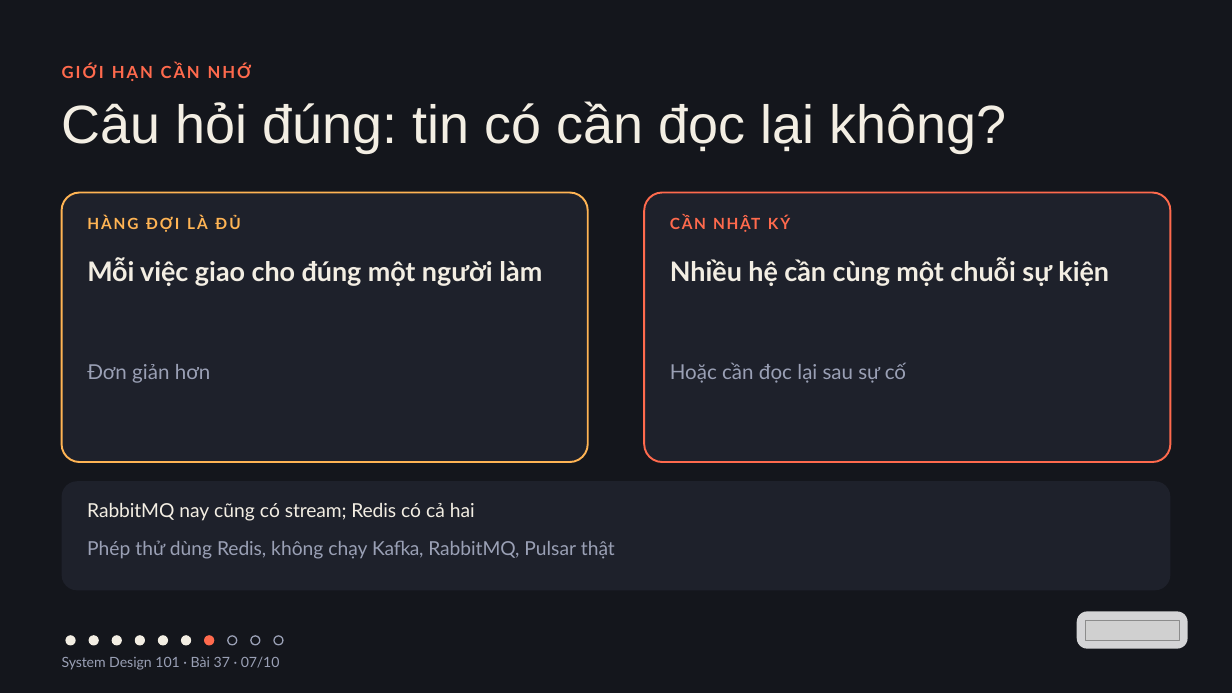
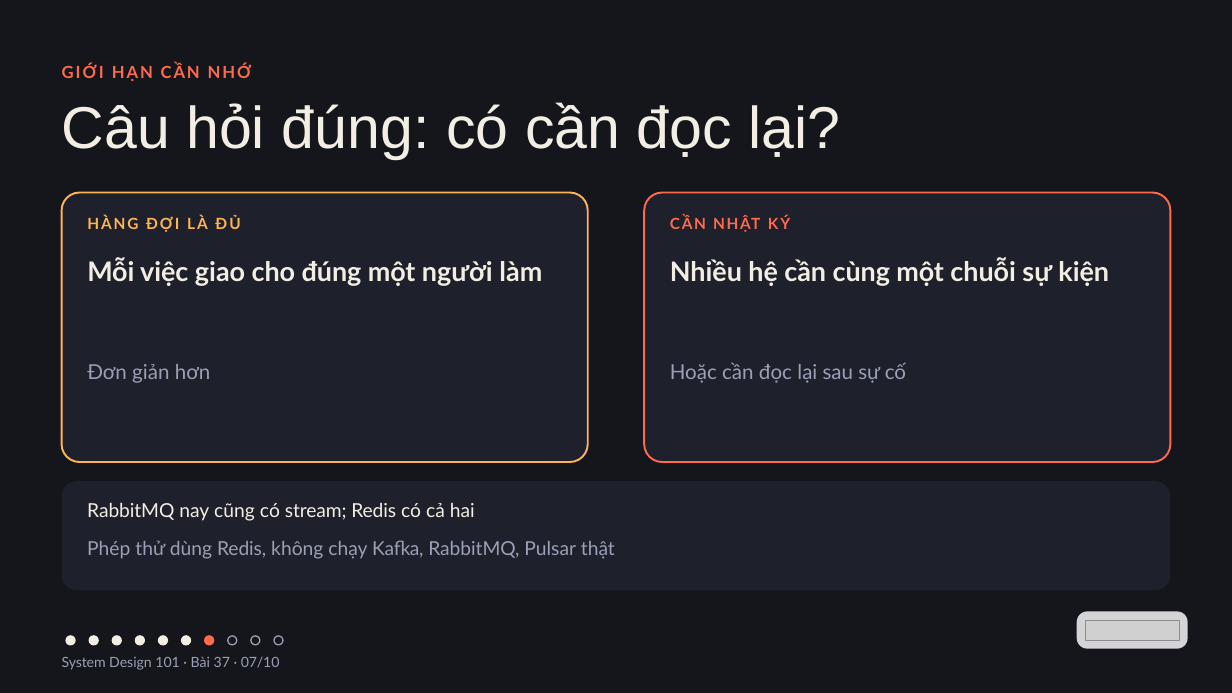
Before and after one commit to vohoailinh90/tool-marketing-studio, a slide deck: slide 7 of system-design-101/vi/lessons/sd-04-037/slides/sd-04-037.pptx. Drawn at 1232x693 pixels with LibreOffice and Linux fonts; fonts in the diff are those of the drawing; grey boxes stand for pictures. Boxes give left, top, right and bottom in pixels: in the first picture for what was removed or moved away, otherwise in the second. Text is boxed around its words. In the diff, an @@ line names an element or a change of style, - is before the commit and + after.

```diff
--- a/system-design-101/vi/lessons/sd-04-037/slides/sd-04-037.pptx
+++ b/system-design-101/vi/lessons/sd-04-037/slides/sd-04-037.pptx
@@ text at bbox=[62, 102, 840, 159]: text changed; size 63 to 69 pt @@
-Câu hỏi đúng: tin có cần đọc lại không?
+Câu hỏi đúng: có cần đọc lại?
```
Also in this commit, not shown: 7 other slides changed, 2 other files.
